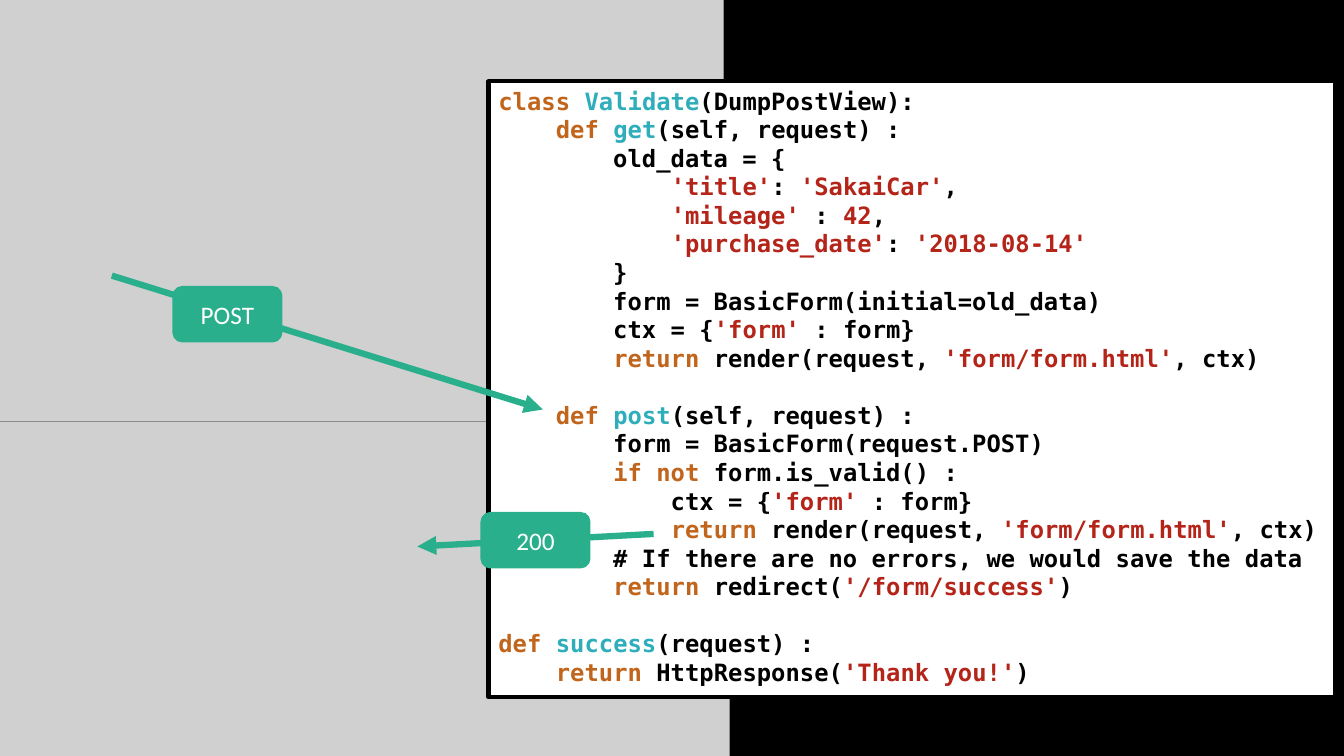
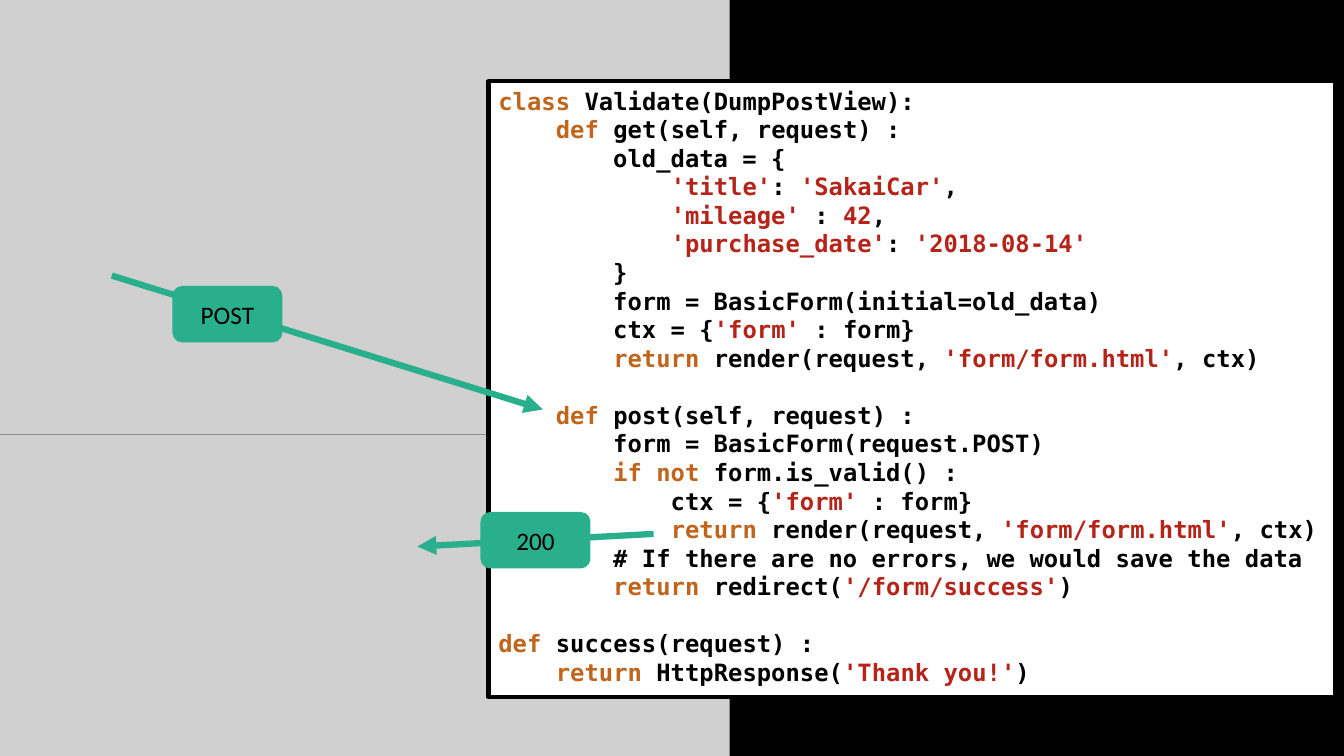
Before and after one commit to csev/dj4e, a slide deck: slide 21 of lectures/DJ-11-Forms-Django.pptx. Drawn at 1344x756 pixels with LibreOffice and Linux fonts; fonts in the diff are those of the drawing; grey boxes stand for pictures. Boxes give left, top, right and bottom in pixels: in the first picture for what was removed or moved away, otherwise in the second. Text is boxed around its words. In the diff, an @@ line names an element or a change of style, - is before the commit and + after.

```diff
--- a/lectures/DJ-11-Forms-Django.pptx
+++ b/lectures/DJ-11-Forms-Django.pptx
@@ picture resized from (x1=0, y1=0, x2=724, y2=421) to (x1=0, y1=0, x2=730, y2=435) @@
@@ text in rectangle at (x1=498, y1=90, x2=915, y2=657): text colour #2EAEBB to #000000 in "Validate(DumpPostView):", "get(self,", "post(self,", "success(request)" @@
@@ rounded rectangle "POST" at (x1=173, y1=286, x2=282, y2=342): text colour #FFFFFF to #000000 @@
@@ rounded rectangle "200" at (x1=481, y1=513, x2=590, y2=569): text colour #FFFFFF to #000000 @@
```
Also in this commit, not shown: 18 other slides changed, 5 other files.
